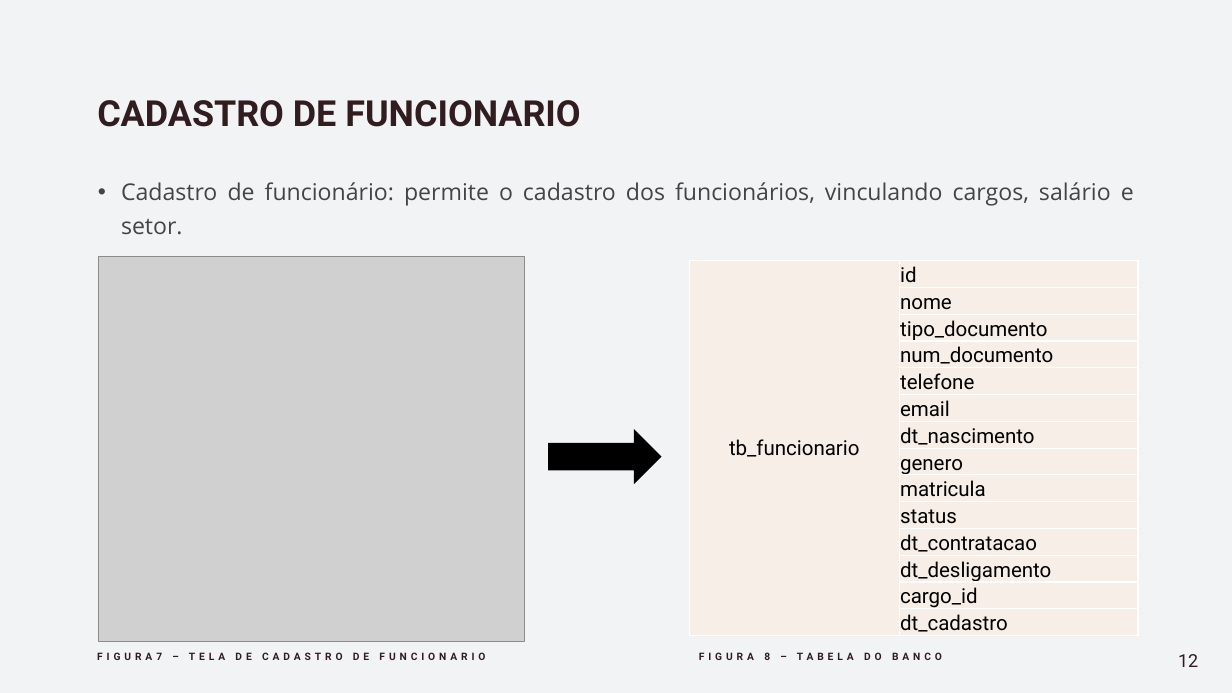
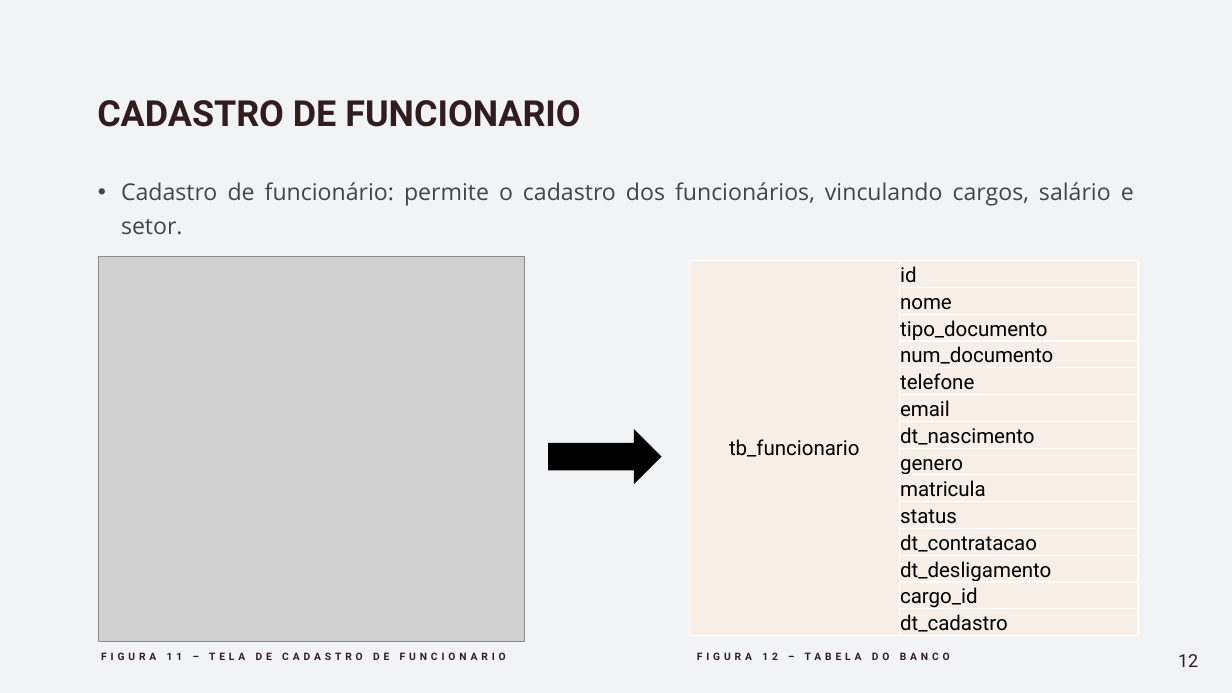
Before and after one commit to eder-ferreira/academia, a slide deck: slide 12 of Documentos/Apresentação -Gestão de Academia.pptx. Drawn at 1232x693 pixels with LibreOffice and Linux fonts; fonts in the diff are those of the drawing; grey boxes stand for pictures. Boxes give left, top, right and bottom in pixels: in the first picture for what was removed or moved away, otherwise in the second. Text is boxed around its words. In the diff, an @@ line names an element or a change of style, - is before the commit and + after.

```diff
--- a/Documentos/Apresentação -Gestão de Academia.pptx
+++ b/Documentos/Apresentação -Gestão de Academia.pptx
@@ text at (101,652,506,660): text changed @@
-FIGURA7 – TELA DE CADASTRO DE FUNCIONARIO
+FIGURA 11 – TELA DE CADASTRO DE FUNCIONARIO
@@ text at (697,652,950,660): text changed @@
-FIGURA 8 – TABELA DO BANCO
+FIGURA 12 – TABELA DO BANCO
```
Also in this commit, not shown: 17 other slides changed, 7 other files.
